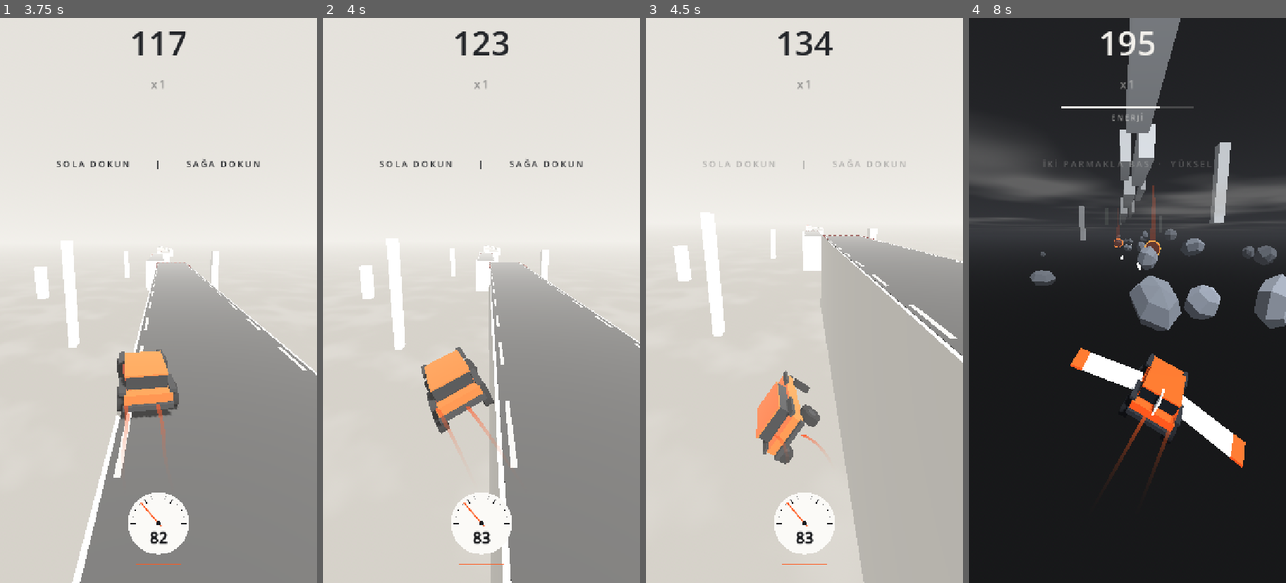
Above: before the commit, frames 1-4 (left to right).
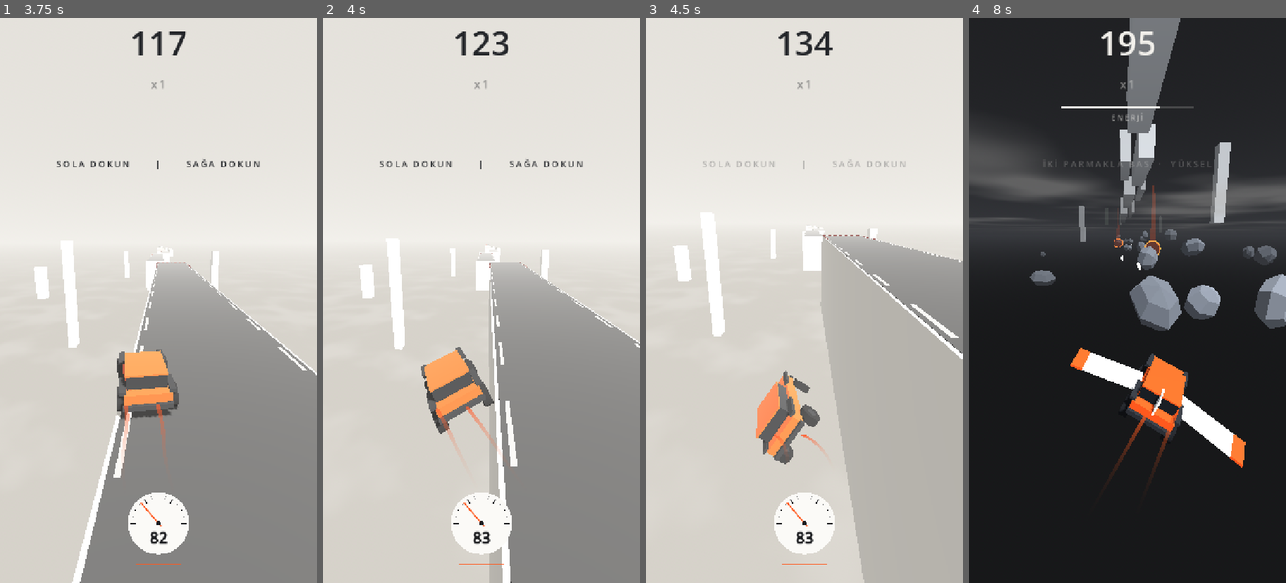
Above: after the commit, the same moments.

Repository: basarbellisan/Runny
Game: Godot game, scene res://scenes/menu.tscn
Same seed, same stepped clock (60 frames per second), same inputs: the game is played once before the commit and once after it.
Inputs (mouse positions are in pixels of both pictures, inside the frame that each line leads up to):
- Up to frame 1 (3.75 s): click "BAŞLA" at 0.5 s; tap Enter at 1.25, 1.35, 2.85 s; move the mouse to (142, 413) at 1.27 s; hold W 1.28-2 s; click (142, 413) at 1.42 s; tap Space at 1.52 s; drag from (253, 385) to (142, 413) at 2.02 s; move the mouse to (63, 215) at 2.77 s; hold A 2.78-3.5 s; drag from (174, 300) to (63, 215) at 3.52 s
- Up to frame 2 (4 s): no input
- Up to frame 3 (4.5 s): move the mouse to (756, 159) at 4.27 s; hold A from 4.28 s (still down); tap Enter at 4.35 s
- Up to frame 4 (8 s): tap Space at 4.52, 7.52 s; release A at 5 s; drag from (1197, 272) to (1079, 159) at 5.02 s; move the mouse to (1064, 328) at 5.77 s; hold W 5.78-6.5 s; tap Enter at 5.85, 7.35 s; click (1064, 328) at 5.92 s; drag from (1159, 176) to (1064, 328) at 6.52 s; move the mouse to (1111, 413) at 7.27 s; hold D from 7.28 s (still down)

Frame 1 is identical in both runs. In frame 2, 0.3% of the frame differs, in the area x 11-100%, y 40-100%; in frame 3, 0.5%, in the area x 9-100%, y 37-100%; in frame 4, 0.2%.

Commit message:
Banked roads that tilt to one side (or S-curve) and straighten
A new road pattern from 500 m: the surface stays flat for the landing,
twists smoothly to ~11-15 degrees to one side (or one side then the
other), holds, and straightens before the runway lights. It is built as
one twisted mesh with matching trimesh collision; the centre line stays
level. On it the car drifts toward the low side and has to be held with
counter-steer, the body rolls with the road, the camera follows a little,
and landings are judged against the road's tilt.

The car's keel is now a capsule so it glides over the mesh's triangle
edges instead of snagging. Contacts from above on a road edge count as
landing, and a sudden speed drop only counts as a crash on side contact.
Also fixes wheel suspension on slopes (wheels no longer offset by the
road's pitch), and the flight autopilot leans harder toward portals.

Co-Authored-By: Claude Opus 5.5 <noreply@anthropic.com>
Claude-Session: https://claude.ai/code/session_016S88RPn945sNcGg6oLe6PH

Diff:
--- a/scenes/car.tscn
+++ b/scenes/car.tscn
@@ -3,8 +3,9 @@
 [ext_resource type="Script" path="res://scripts/car.gd" id="1_car"]
 [ext_resource type="Script" path="res://scripts/car_model.gd" id="2_model"]
 
-[sub_resource type="BoxShape3D" id="BoxShape3D_car"]
-size = Vector3(0.5, 0.8, 3.9)
+[sub_resource type="CapsuleShape3D" id="BoxShape3D_car"]
+radius = 0.25
+height = 3.9
 
 [sub_resource type="StandardMaterial3D" id="Mat_paint"]
 albedo_color = Color(1, 0.353, 0.122, 1)
@@ -30,7 +31,7 @@
 script = ExtResource("1_car")
 
 [node name="Collision" type="CollisionShape3D" parent="."]
-transform = Transform3D(1, 0, 0, 0, 1, 0, 0, 0, 1, 0, 0.4, 0)
+transform = Transform3D(1, 0, 0, 0, 0, -1, 0, 1, 0, 0, 0.25, 0)
 shape = SubResource("BoxShape3D_car")
 
 [node name="Body" type="Node3D" parent="."]
--- a/scripts/autopilot.gd
+++ b/scripts/autopilot.gd
@@ -136,7 +136,9 @@
 	var best_cost := INF
 	for i in range(-30, 31):
 		var cand := pos.x + i
-		var cost := absf(cand - goal) * 0.1 + absf(cand - pos.x) * 0.02
+		# Portala yaklaşırken hedef ağır basar (kayadan kaçıp portalı kaçırmasın)
+		var near_portal := portal != null and (pos.z - portal.z) < forward * 2.5
+		var cost := absf(cand - goal) * (0.6 if near_portal else 0.1) + absf(cand - pos.x) * 0.02
 		for r in lower.rocks:
 			var d: float = pos.z - r.z
 			if d < 0.0 or d > 60.0:
--- a/scripts/car.gd
+++ b/scripts/car.gd
@@ -93,6 +93,8 @@
 ## Çakılda arabayı sağa sola savuran itiş (m/s²) ve çakıldan çıkınca süren sendeleme (sn)
 @export var gravel_shove := 30.0
 @export var gravel_after := 0.6
+## Yatık yolda araba alçak tarafa kayar: yatma açısının sinüsü × bu hız (m/s)
+@export var bank_slide := 45.0
 
 @export_group("Uçuş")
 ## Alt katmanın uçuş yüksekliği
@@ -137,6 +139,8 @@
 var _gravel_timer := 0.0
 ## Zeminin ileri hıza etkisi (1: asfalt)
 var surface_drag := 1.0
+## Altımızdaki yolun yana yatıklığı (rad, artı = sağ kenar yukarı)
+var surface_roll := 0.0
 ## Uçarken iki parmak: yükseliyor muyuz
 var climbing: bool:
 	get:
@@ -195,8 +199,10 @@
 func _ready() -> void:
 	speed = start_speed
 	floor_snap_length = 0.4
-	var box := ($Collision as CollisionShape3D).shape as BoxShape3D
-	half_length = box.size.z * 0.5
+	# Omurga: boyuna yatık ince kapsül. Altı yuvarlak olduğu için kıvrılan (yatık)
+	# yol yüzeyinin üçgen kenarlarına takılmaz.
+	var keel := ($Collision as CollisionShape3D).shape as CapsuleShape3D
+	half_length = keel.height * 0.5
 	last_floor_y = global_position.y
 	_default_mask = collision_mask
 	_set_wings(false, true)
@@ -326,7 +332,15 @@
 		var under: RoadGenerator.Segment = roads.segment_under(global_position) if roads else null
 		if under:
 			_last_segment = under
-	velocity.x = move_toward(velocity.x, _steer * steer_speed, steer_accel * control * delta)
+	# Yatık yolda araba kendiliğinden alçak tarafa kayar: ters direksiyonla yolda tut
+	var slide := 0.0
+	if on_floor:
+		var fn := get_floor_normal()
+		surface_roll = atan2(-fn.x, fn.y)
+		slide = fn.x * bank_slide
+	else:
+		surface_roll = 0.0
+	velocity.x = move_toward(velocity.x, _steer * steer_speed + slide, steer_accel * control * delta)
 	surface_drag = move_toward(surface_drag, gravel_speed if on_gravel and on_floor else 1.0,
 		delta * (1.5 if on_gravel else 1.4))
 	if on_floor:
@@ -343,7 +357,13 @@
 
 	# Yolun ön yüzüne çakıldık (yeterince gaz verilmedi). İleri hızın aniden
 	# kesilmesi de çarpma sayılır: köşeye değince normal çapraz gelebiliyor.
-	if _hit_wall_front() or -velocity.z < forward_before * 0.5:
+	# (Yalnız zemine değiyorsak sayılmaz: kıvrılan yatık yol yüzeyinde fizik
+	# motoru bazen bir karelik hızı sıfırlıyor, bir sonraki karede düzeliyor.)
+	var hit_side := false
+	for i in get_slide_collision_count():
+		if absf(get_slide_collision(i).get_normal().y) < 0.7:
+			hit_side = true
+	if _hit_wall_front() or (hit_side and -velocity.z < forward_before * 0.5):
 		crash("ÇAKILDIN!")
 		return
 	if _keep_out_of_walls():
@@ -431,7 +451,7 @@
 	var impact := maxf(-vy_before, 0.0)
 	var n := get_floor_normal()
 	var surface := atan2(n.z, n.y)
-	var roll_err := absf(wrapf(roll, -PI, PI))
+	var roll_err := absf(wrapf(roll - atan2(-n.x, n.y), -PI, PI))
 	var pitch_err := absf(wrapf(pitch - surface, -PI, PI))
 	# Burun/kuyruk sapması yan yatmadan daha az önemli (önce bir aks değer, öbürü iner)
 	var err := rad_to_deg(maxf(roll_err, pitch_err * 0.5))
@@ -582,7 +602,7 @@
 	for side in [-1.0, 1.0]:
 		var depth := 0.0
 		for z in [-hl + 0.3, 0.0, hl - 0.3]:
-			for y in [0.3, 0.9]:
+			for y in [0.45, 0.9]:
 				var from := pos + Vector3(0, y, z)
 				var hit := _ray(space, from, from + Vector3(side * (hw + 0.05), 0, 0))
 				if not hit.is_empty():
@@ -616,7 +636,9 @@
 
 func _hit_wall_front() -> bool:
 	for i in get_slide_collision_count():
-		if get_slide_collision(i).get_normal().z > 0.6:
+		var n := get_slide_collision(i).get_normal()
+		# Kenara yukarıdan değmek (normal çoğunlukla yukarı) iniş sayılır, çarpma değil
+		if n.z > 0.6 and n.y < 0.7:
 			return true
 	return false
 
@@ -680,7 +702,8 @@
 		_air_lean = 0.0
 		var n := get_floor_normal()
 		var surface := atan2(n.z, n.y)
-		var lean := -velocity.x / steer_speed * 0.08
+		# Gövde yolun yatıklığına oturur, üstüne direksiyon yatması eklenir
+		var lean := atan2(-n.x, n.y) - velocity.x / steer_speed * 0.08
 		var k := suspension_stiffness
 		var c := suspension_damping
 		# Bir yanın iki tekeri de boştaysa yay tutmaz: araba kenardan devrilir
@@ -733,10 +756,6 @@
 	if model == null:
 		return
 	var grounded := mode == Mode.DRIVE and is_on_floor()
-	var surface := 0.0
-	if grounded:
-		var n := get_floor_normal()
-		surface = atan2(n.z, n.y)
 	for i in model.wheels.size():
 		var wh: Dictionary = model.wheels[i]
 		var r: float = wh.radius
@@ -744,7 +763,7 @@
 		if grounded and wheel_contact[i]:
 			# Gövde yatınca/burun kalkınca teker yerde kalır: yay uzar ya da kısalır
 			var c: Vector3 = wh.contact
-			var lift := c.x * sin(roll) - c.z * sin(pitch - surface)
+			var lift := c.x * sin(roll) - c.z * sin(pitch)
 			target = r + clampf(_wheel_ground[i] - lift - _bounce, -suspension_travel, 0.15)
 		else:
 			target -= _bounce
--- a/scripts/follow_camera.gd
+++ b/scripts/follow_camera.gd
@@ -8,6 +8,8 @@
 ## Yükseklik takibi biraz gecikmeli: rampada araba ekranda yükselir, eğim hissedilir
 @export var follow_y := 2.5
 @export var fov_per_speed := 0.35
+## Kamera yatık yolla birlikte bu oranda yana yatar
+@export var bank_follow := 0.15
 
 var _target: Car
 ## Hız eklenmeden önceki görüş açısı
@@ -15,6 +17,7 @@
 var _trauma := 0.0
 ## Roket ateşlenince görüş açısı bir anda açılır, yavaşça geri gelir
 var _fov_kick := 0.0
+var _roll := 0.0
 var _fov_kick_shown := 0.0
 
 
@@ -40,6 +43,8 @@
 		fov = lerpf(fov, want_fov, 1.0 - exp(-2.0 * delta)) + (_fov_kick - _fov_kick_shown)
 		_fov_kick_shown = _fov_kick
 		look_at(Vector3(lerpf(p.x, t.x, 0.6), t.y - 1.0, t.z - look_ahead))
+		_roll = lerpf(_roll, _target.surface_roll * bank_follow, 1.0 - exp(-4.0 * delta))
+		rotate_object_local(Vector3(0, 0, 1), _roll)
 	else:
 		look_at(t)
 	# Sarsıntı: hızla söner
--- a/scripts/road_generator.gd
+++ b/scripts/road_generator.gd
@@ -32,6 +32,23 @@
 	var fork_id := 0
 	## Yol üstündeki engeller ve çakıl: { x0, x1, z0 (yakın), z1 (uzak), gravel }
 	var obstacles: Array[Dictionary] = []
+	## Yatık yol: z'ye göre yana yatma açısı (rad, artı = sağ kenar yukarı).
+	## bank_z yakından uzağa sıralı; aradaki geçişler yumuşak (smoothstep).
+	var bank_z := PackedFloat32Array()
+	var bank_a := PackedFloat32Array()
+
+	func bank_at(z: float) -> float:
+		if bank_z.is_empty() or z >= bank_z[0]:
+			return 0.0 if bank_z.is_empty() else bank_a[0]
+		for i in range(1, bank_z.size()):
+			if z >= bank_z[i]:
+				var t := inverse_lerp(bank_z[i - 1], bank_z[i], z)
+				return lerpf(bank_a[i - 1], bank_a[i], smoothstep(0.0, 1.0, t))
+		return bank_a[bank_a.size() - 1]
+
+	## Yüzeyin (x, z)'deki yüksekliği (yatık yolda kenarlar orta çizgiden farklı)
+	func surface_y(px: float, z: float) -> float:
+		return top_at(z) + (px - x) * tan(bank_at(z))
 
 	## z_near..z_far arasında engel/çakıl yok mu
 	func clear_between(z_near: float, z_far: float) -> bool:
@@ -87,6 +104,10 @@
 @export var dead_end_weight := 0.5
 ## Çatal kalıbının seçilme ağırlığı
 @export var fork_weight := 0.6
+## Yatık yollar (yana yatıp düzelen) bu mesafeden sonra gelir; ağırlık ve en fazla açı
+@export var banks_from := 500.0
+@export var bank_weight := 1.0
+@export var max_bank_deg := 15.0
 ## Düz yollara engel (çarpınca patlar) ve çakıl (yavaşlatır) bu mesafeden sonra gelir
 @export var obstacles_from := 350.0
 ## Düz bir yolun engelli olma olasılığı (zorlukla bu değere çıkar)
@@ -170,7 +191,7 @@
 	for s in segments:
 		# Araba gövdesi yokuşta eğilmez: düz kutu, eğimli yüzeye ön/arka köşesiyle
 		# değer ve merkezi yüzeyin biraz üstünde kalır
-		if s.contains(pos, 0.5) and absf(pos.y - s.top_at(pos.z)) < 0.6 + absf(s.slope()) * 2.2:
+		if s.contains(pos, 0.5) and absf(pos.y - s.surface_y(pos.x, pos.z)) < 0.6 + absf(s.slope()) * 2.2:
 			return s
 	return null
 
@@ -295,6 +316,8 @@
 			options += [["merdiven", 0.5], ["çıkmaz", dead_end_weight]]
 		if not low and not high:
 			options.append(["çatal", fork_weight])
+	if travelled > banks_from:
+		options.append(["yatık", bank_weight])
 		if not high:
 			options.append(["rampa", 0.5])
 	var total := 0.0
@@ -331,6 +354,10 @@
 		"çıkmaz":
 			_plan.append({"dead_end": true, "len": 1.4})
 			_plan.append({})
+		"yatık":
+			var dir := -1.0 if _rng.randf() < 0.5 else 1.0
+			_plan.append({"bank": dir * _rng.randf_range(0.75, 1.0) * max_bank_deg,
+				"s_curve": _rng.randf() < 0.4})
 		"çatal":
 			# Önce geniş bir yol: iki kola da buradan atlanır
 			_plan.append({"width": 1.6, "len": 0.8, "dh": _rng.randf_range(-1.0, 0.0)})
@@ -423,7 +450,8 @@
 		_avoid_count -= 1
 	var length := _rng.randf_range(40.0, 100.0) * (v / car.start_speed) * float(spec.get("len", 1.0))
 	# Düz, geniş yollar bazen engelli olur: sağ-sol oynanacak yer için uzar
-	var plain: bool = not (spec.has("angle") or spec.has("rise_to") or spec.has("rise") or spec.get("dead_end", false))
+	var banked: bool = spec.has("bank")
+	var plain: bool = not (banked or spec.has("angle") or spec.has("rise_to") or spec.has("rise") or spec.get("dead_end", false))
 	var with_obstacles: bool = plain and travelled > obstacles_from and width >= 5.5 \
 		and _rng.randf() < obstacle_chance * clampf(0.5 + difficulty, 0.0, 1.0)
 	if with_obstacles:
@@ -453,7 +481,26 @@
 	length = maxf(length, absf(rise) / max_tan)
 
 	var z_start := prev.z_end - gap
-	var seg := _add_segment(prev.x + dx, top, top + rise, width, z_start, z_start - length, true)
+	var seg: Segment
+	if banked:
+		# Yatık yol: düz başlar (iniş), bükülür, düzelir; sonu düz (pist ışıkları + roket)
+		var flat_in := 10.0
+		var flat_out := clampf(v * lights_time, 14.0, 48.0) + v * 0.8
+		length = maxf(length, flat_in + flat_out + v * 3.0)
+		rise = 0.0
+		var a := deg_to_rad(spec.bank)
+		var t0 := z_start - flat_in
+		var t1 := z_start - length + flat_out
+		var m := t0 - t1
+		var pts: Array = [[z_start, 0.0], [t0, 0.0]]
+		if spec.get("s_curve", false):
+			pts += [[t0 - m * 0.25, a], [t0 - m * 0.4, a], [t0 - m * 0.6, -a], [t0 - m * 0.75, -a]]
+		else:
+			pts += [[t0 - m * 0.3, a], [t0 - m * 0.7, a]]
+		pts += [[t1, 0.0], [z_start - length, 0.0]]
+		seg = _add_banked_segment(prev.x + dx, top, width, z_start, z_start - length, pts)
+	else:
+		seg = _add_segment(prev.x + dx, top, top + rise, width, z_start, z_start - length, true)
 	if with_obstacles and absf(rise) < 0.01:
 		_add_obstacles(seg, v)
 
@@ -828,6 +875,122 @@
 	return false
 
 
+## Yatık yol: yüzey boyunca yana yatar (bükülür) ve düzelir. Kutu değil, ızgara
+## hâlinde kurulmuş tek parça bir yüzey; çarpışma da aynı yüzeyden. Orta çizgi
+## düz kalır (yol orta çizgisi etrafında döner), kenarlar iner/kalkar.
+func _add_banked_segment(x: float, top: float, width: float, z_start: float, z_end: float, pts: Array) -> Segment:
+	var s := Segment.new()
+	s.x = x
+	s.top = top
+	s.top_end = top
+	s.width = width
+	s.z_start = z_start
+	s.z_end = z_end
+	s.main = true
+	for p in pts:
+		s.bank_z.append(p[0])
+		s.bank_a.append(p[1])
+	var length := z_start - z_end
+	var depth := clampf(_rng.randf_range(6.0, 28.0), 4.0, top + WALL_FLOOR)
+	var body := StaticBody3D.new()
+	body.position = Vector3(x, top, (z_start + z_end) * 0.5)
+	add_child(body)
+	var cz := body.position.z
+	var rows := maxi(int(length / 2.0), 2)
+	# Yüzey üstünde, orta çizgiden d uzaklıktaki nokta (yerel)
+	var at := func(d: float, i: int, lift: float) -> Vector3:
+		var z := z_start - length * i / rows
+		var a := s.bank_at(z)
+		return Vector3(d * cos(a), d * sin(a) + lift, z - cz)
+	var hw := width * 0.5
+	var wall := SurfaceTool.new()
+	wall.begin(Mesh.PRIMITIVE_TRIANGLES)
+	var faces := PackedVector3Array()
+	for i in rows:
+		var l0: Vector3 = at.call(-hw, i, 0.0)
+		var r0: Vector3 = at.call(hw, i, 0.0)
+		var l1: Vector3 = at.call(-hw, i + 1, 0.0)
+		var r1: Vector3 = at.call(hw, i + 1, 0.0)
+		_quad(wall, faces, l0, r0, r1, l1, Vector3.UP)
+		var lb0 := Vector3(l0.x, -depth, l0.z)
+		var lb1 := Vector3(l1.x, -depth, l1.z)
+		var rb0 := Vector3(r0.x, -depth, r0.z)
+		var rb1 := Vector3(r1.x, -depth, r1.z)
+		_quad(wall, faces, l0, l1, lb1, lb0, Vector3.LEFT)
+		_quad(wall, faces, r0, r1, rb1, rb0, Vector3.RIGHT)
+	# Ön (yakın) ve arka (uzak) yüzler
+	var f_l: Vector3 = at.call(-hw, 0, 0.0)
+	var f_r: Vector3 = at.call(hw, 0, 0.0)
+	_quad(wall, faces, f_l, f_r, Vector3(f_r.x, -depth, f_r.z), Vector3(f_l.x, -depth, f_l.z), Vector3.BACK)
+	var b_l: Vector3 = at.call(-hw, rows, 0.0)
+	var b_r: Vector3 = at.call(hw, rows, 0.0)
+	_quad(wall, faces, b_l, b_r, Vector3(b_r.x, -depth, b_r.z), Vector3(b_l.x, -depth, b_l.z), Vector3.FORWARD)
+	var wall_mi := MeshInstance3D.new()
+	wall_mi.mesh = wall.commit()
+	wall_mi.material_override = _wall_material(s)
+	body.add_child(wall_mi)
+	var shape := ConcavePolygonShape3D.new()
+	shape.backface_collision = true
+	shape.set_faces(faces)
+	var col := CollisionShape3D.new()
+	col.shape = shape
+	body.add_child(col)
+
+	# Asfalt ve kenar çizgileri yüzeyi izler
+	var unused := PackedVector3Array()
+	var asphalt := SurfaceTool.new()
+	asphalt.begin(Mesh.PRIMITIVE_TRIANGLES)
+	var lines := SurfaceTool.new()
+	lines.begin(Mesh.PRIMITIVE_TRIANGLES)
+	var line_x := hw - 0.45
+	for i in rows:
+		_quad(asphalt, unused, at.call(-hw + 0.15, i, 0.02), at.call(hw - 0.15, i, 0.02),
+			at.call(hw - 0.15, i + 1, 0.02), at.call(-hw + 0.15, i + 1, 0.02), Vector3.UP)
+		for sx in [-1.0, 1.0]:
+			var c: float = sx * line_x
+			_quad(lines, unused, at.call(c - 0.09, i, 0.04), at.call(c + 0.09, i, 0.04),
+				at.call(c + 0.09, i + 1, 0.04), at.call(c - 0.09, i + 1, 0.04), Vector3.UP)
+	var asphalt_mi := MeshInstance3D.new()
+	asphalt_mi.mesh = asphalt.commit()
+	asphalt_mi.material_override = _asphalt_material(s)
+	body.add_child(asphalt_mi)
+	var lines_mi := MeshInstance3D.new()
+	lines_mi.mesh = lines.commit()
+	lines_mi.material_override = _line_mat
+	lines_mi.cast_shadow = GeometryInstance3D.SHADOW_CASTING_SETTING_OFF
+	body.add_child(lines_mi)
+	_add_runway_lights(body, s, length)
+
+	s.node = body
+	segments.append(s)
+	stats.min_top = minf(stats.min_top, top)
+	stats.max_top = maxf(stats.max_top, top)
+	stats.banked = int(stats.get("banked", 0)) + 1
+	stats.max_bank_deg = maxf(float(stats.get("max_bank_deg", 0.0)), rad_to_deg(absf(s.bank_a[2])))
+	return s
+
+
+## Dörtgen (a, b, c, d sırayla çevre) iki üçgen: normal "out" yönüne bakacak
+## sırayla eklenir (Godot'da ön yüz saat yönünde). faces'e çarpışma için de yazılır.
+func _quad(st: SurfaceTool, faces: PackedVector3Array, a: Vector3, b: Vector3, c: Vector3, d: Vector3, out: Vector3) -> void:
+	for tri in [[a, b, c], [a, c, d]]:
+		var p0: Vector3 = tri[0]
+		var p1: Vector3 = tri[1]
+		var p2: Vector3 = tri[2]
+		var n := (p1 - p0).cross(p2 - p0)
+		if n.dot(out) > 0.0:
+			var tmp := p1
+			p1 = p2
+			p2 = tmp
+		else:
+			n = -n
+		n = n.normalized()
+		for p in [p0, p1, p2]:
+			st.set_normal(n)
+			st.add_vertex(p)
+			faces.append(p)
+
+
 ## Rampanın üstüne ileri bakan turuncu oklar (^): "burası seni fırlatır"
 func _add_chevrons(body: Node3D, width: float, slope_len: float) -> void:
 	var arm := minf(width * 0.42, 2.8)
--- a/scripts/tuning.gd
+++ b/scripts/tuning.gd
@@ -55,6 +55,11 @@
 	["YOLLAR", "roads", "dead_end_weight", "Çıkmaz sıklığı", 0, 2, 0.1],
 	["YOLLAR", "roads", "max_slope_deg", "En dik eğim (°)", 2, 25, 1],
 	["YOLLAR", "roads", "obstacles_from", "Engel ve çakıl başlar (m)", 0, 5000, 50],
+	["YOLLAR", "roads", "banks_from", "Yatık yollar başlar (m)", 0, 5000, 50],
+	["YOLLAR", "roads", "bank_weight", "Yatık yol sıklığı", 0, 3, 0.1],
+	["YOLLAR", "roads", "max_bank_deg", "En fazla yatma (°)", 2, 20, 0.5],
+	["YOLLAR", "car", "bank_slide", "Yatık yolda kayma", 0, 120, 1],
+	["KAMERA", "camera", "bank_follow", "Yatık yolda kamera yatması", 0, 1, 0.05],
 	["YOLLAR", "roads", "obstacle_chance", "Engelli yol olasılığı", 0, 1, 0.05],
 	["YOLLAR", "roads", "fork_weight", "Çatal sıklığı", 0, 2, 0.1],
 	["YOLLAR", "roads", "lights_time", "Pist ışıkları süresi (sn)", 0.3, 2, 0.05],
Not shown, changed: README.md
